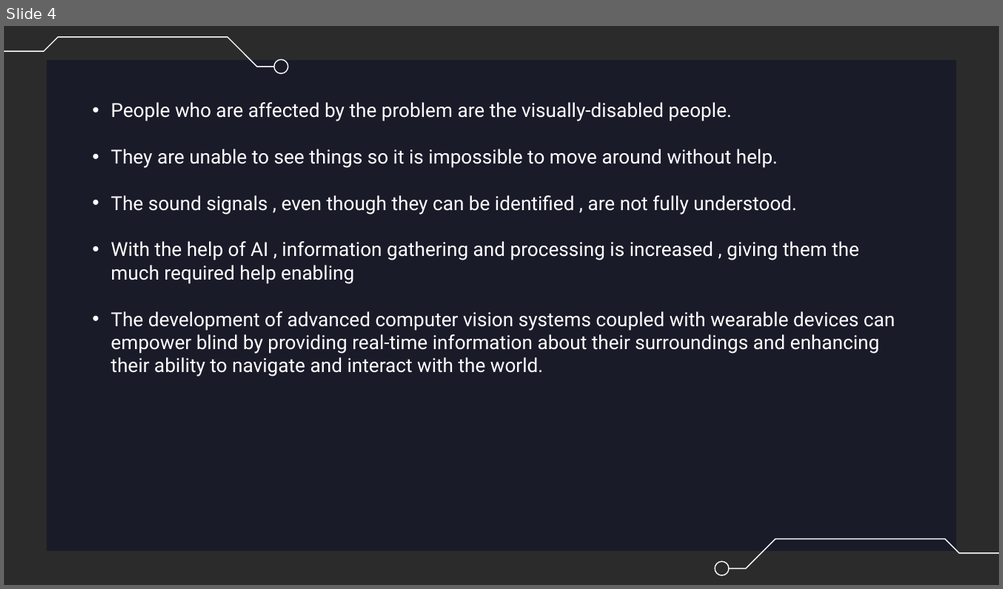
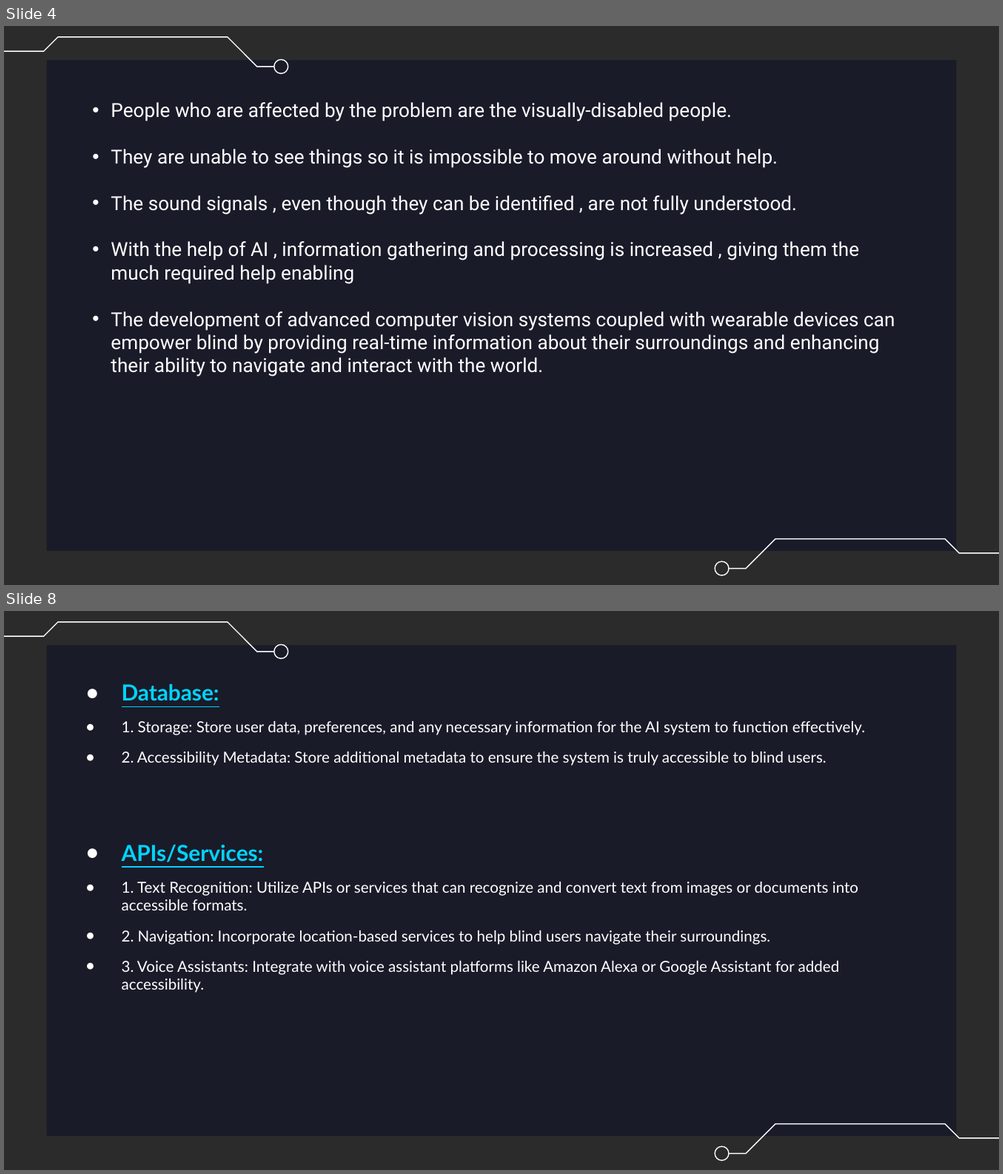
Before and after one commit to Ivin-Mathew/08-CodeVision, a slide deck: Presentation/ENVISIONAI KODIKON.pptx. Shown one above the other, each under a label of ours: slide 4 before the commit, slides 4 and 8 after it; the slides between them are not shown. The pictures are 1003x589 and 1003x1174 pixels, drawn with LibreOffice and Linux fonts; fonts in the diff are those of the drawing; background and template pictures are left out; a plain dark background stands for a picture behind light text. Boxes give left, top, right and bottom in pixels: in the first picture for what was removed or moved away, otherwise in the second. Text is boxed around its words. In the diff, an @@ line names an element or a change of style, - is before the commit and + after.

```diff
--- a/Presentation/ENVISIONAI KODIKON.pptx
+++ b/Presentation/ENVISIONAI KODIKON.pptx
@@ slide 8 added at bbox=[4, 611, 999, 1170], background picture (left out); not listed: 5 template elements that a slide beside it also shows @@
@@ text added at bbox=[122, 684, 865, 993], 11 pt, text #FFFFFF @@
+● Database:
+● 1. Storage: Store user data, preferences, and any necessary information for the AI system to function effectively.
+● 2. Accessibility Metadata: Store additional metadata to ensure the system is truly accessible to blind users.
+● APIs/Services:
+● 1. Text Recognition: Utilize APIs or services that can recognize and convert text from images or documents into accessible formats.
+● 2. Navigation: Incorporate location-based services to help blind users navigate their surroundings.
+● 3. Voice Assistants: Integrate with voice assistant platforms like Amazon Alexa or Google Assistant for added accessibility.
```
Also in this commit, not shown: 6 slides changed, 2 other slides added, 4 slides removed.
